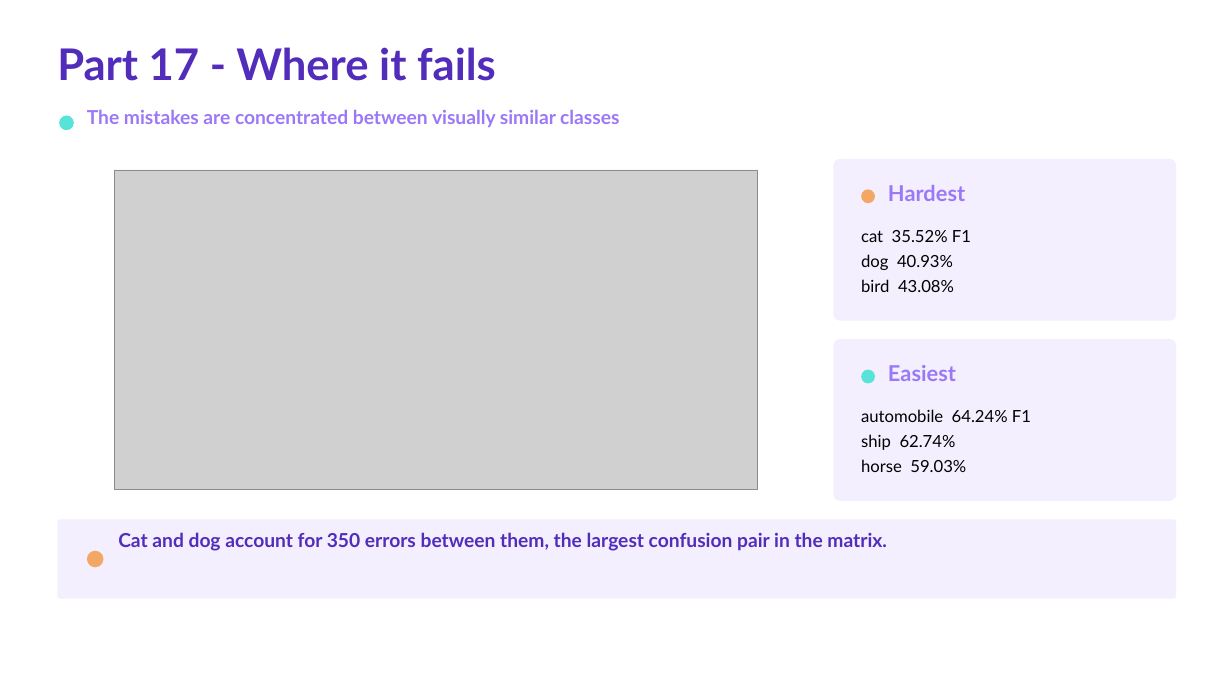
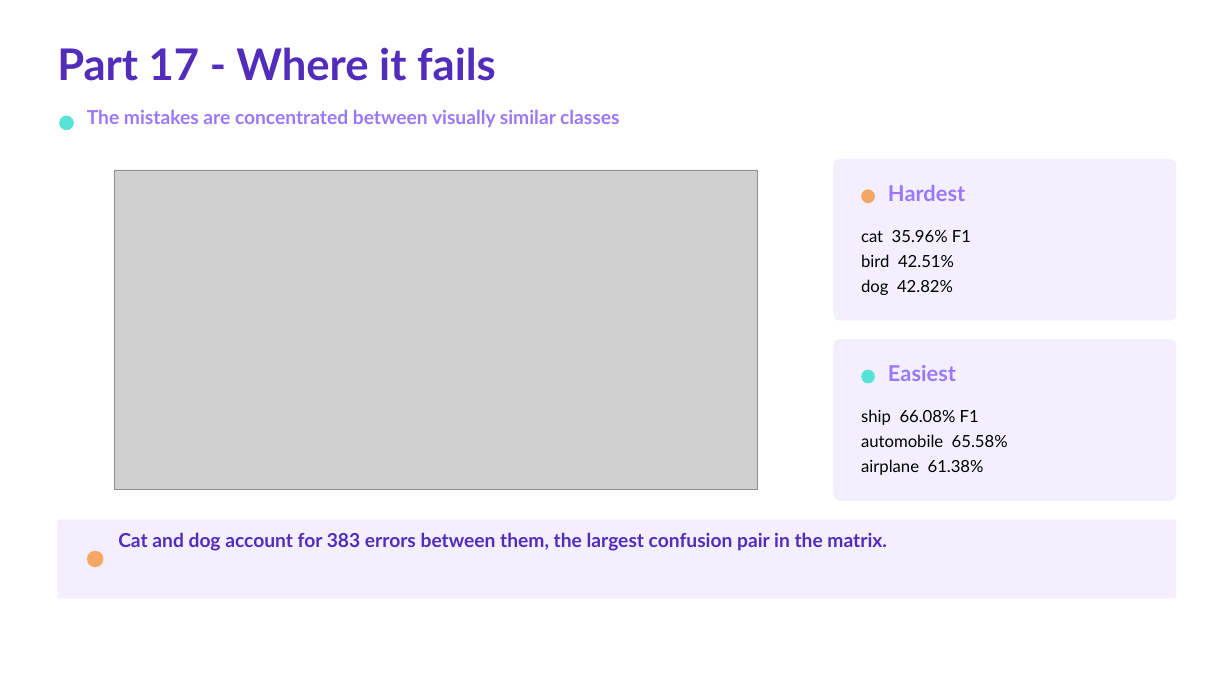
Before and after one commit to khaliddosari/Deep-Learning-Project-Tuwaiq, a slide deck: slide 16 of Docs/Deep Learning Capstone Presentation.pptx. Drawn at 1232x693 pixels with LibreOffice and Linux fonts; fonts in the diff are those of the drawing; grey boxes stand for pictures. Boxes give left, top, right and bottom in pixels: in the first picture for what was removed or moved away, otherwise in the second. Text is boxed around its words. In the diff, an @@ line names an element or a change of style, - is before the commit and + after.

```diff
--- a/Docs/Deep Learning Capstone Presentation.pptx
+++ b/Docs/Deep Learning Capstone Presentation.pptx
@@ text at bbox=[861, 230, 971, 295]: text changed @@
-cat 35.52% F1
-dog 40.93%
-bird 43.08%
+cat 35.96% F1
+bird 42.51%
+dog 42.82%
@@ text at bbox=[861, 409, 1008, 475]: text changed @@
-automobile 64.24% F1
-ship 62.74%
-horse 59.03%
+ship 66.08% F1
+automobile 65.58%
+airplane 61.38%
@@ text at bbox=[118, 532, 887, 551]: text changed @@
-Cat and dog account for 350 errors between them, the largest confusion pair in the matrix.
+Cat and dog account for 383 errors between them, the largest confusion pair in the matrix.
```
Also in this commit, not shown: 10 other slides changed, 38 other files.
